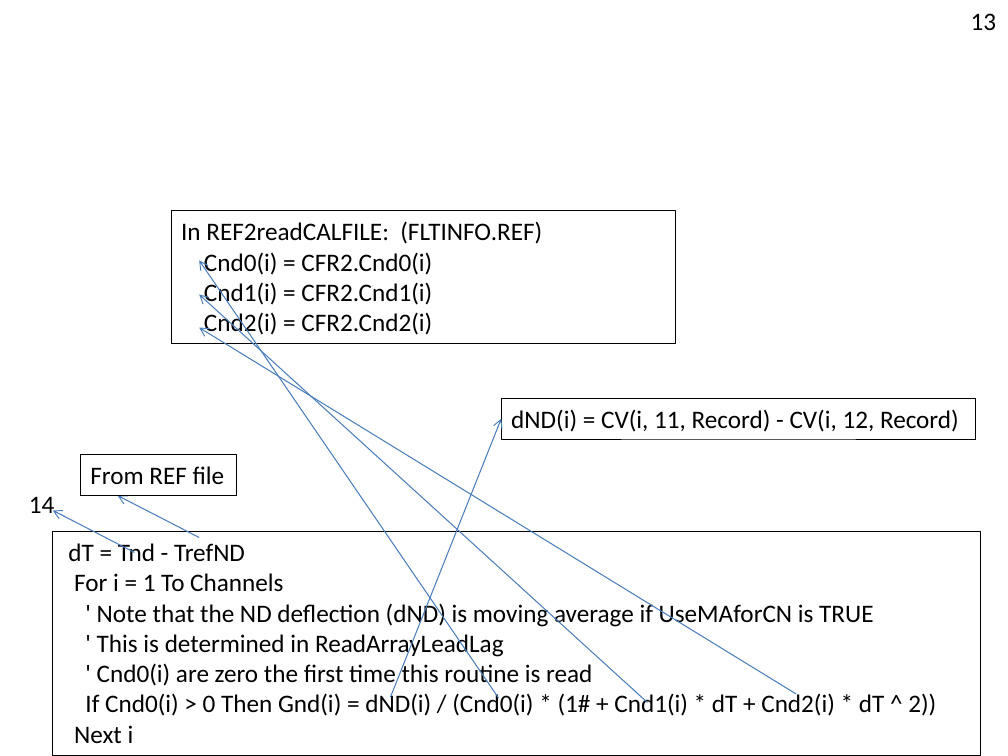
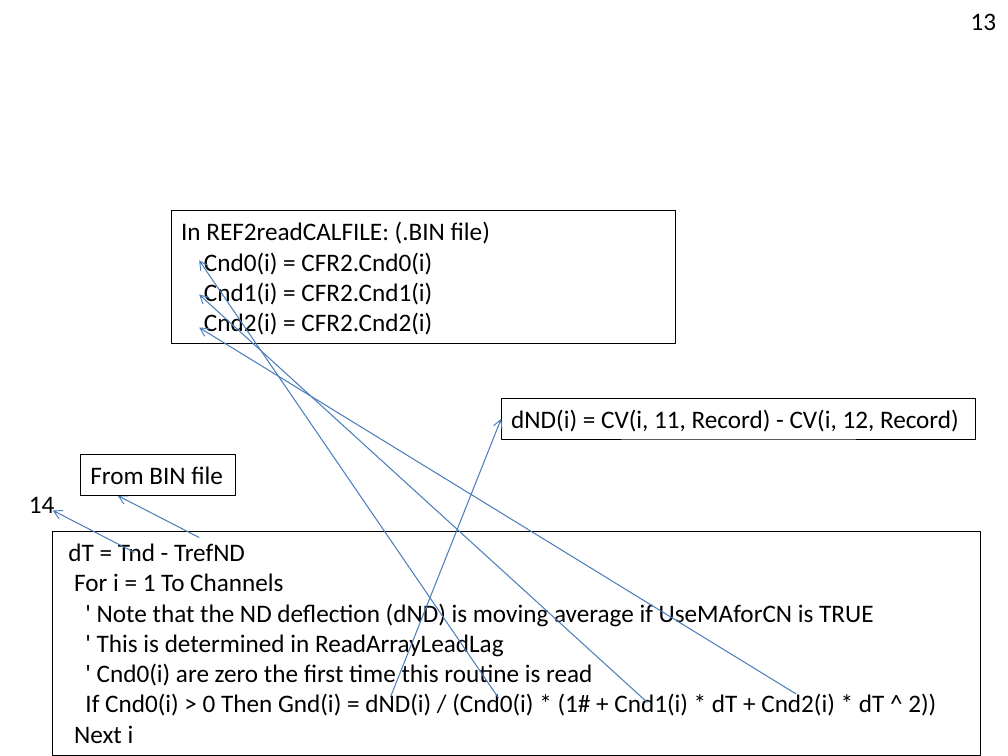
Before and after one commit to NCAR/nimbus, a slide deck: slide 8 of instruments/mtp/doc/MTP-DFD.pptx (slide 14 before the commit). Drawn at 1008x756 pixels with LibreOffice and Linux fonts; fonts in the diff are those of the drawing. Boxes give left, top, right and bottom in pixels: in the first picture for what was removed or moved away, otherwise in the second. Text is boxed around its words. In the diff, an @@ line names an element or a change of style, - is before the commit and + after.

```diff
--- a/instruments/mtp/doc/MTP-DFD.pptx
+++ b/instruments/mtp/doc/MTP-DFD.pptx
@@ text in rectangle at <box>181,221,490,244</box>: text changed @@
-In REF2readCALFILE: (FLTINFO.REF)
+In REF2readCALFILE: (.BIN file)
@@ text in rectangle at <box>90,466,223,484</box>: text changed @@
-From REF file
+From BIN file
```
Also in this commit, not shown: 10 other slides changed, 6 slides removed.
